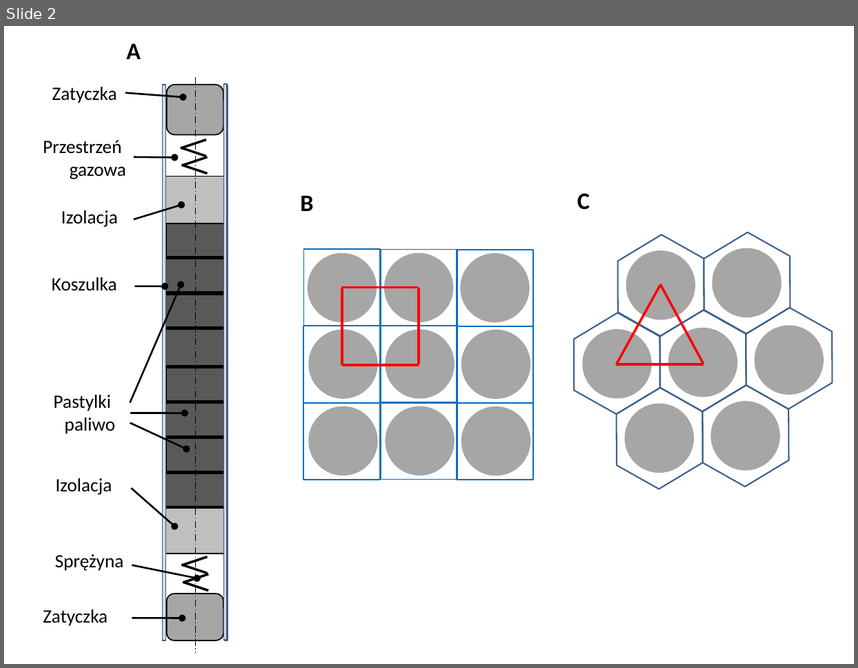
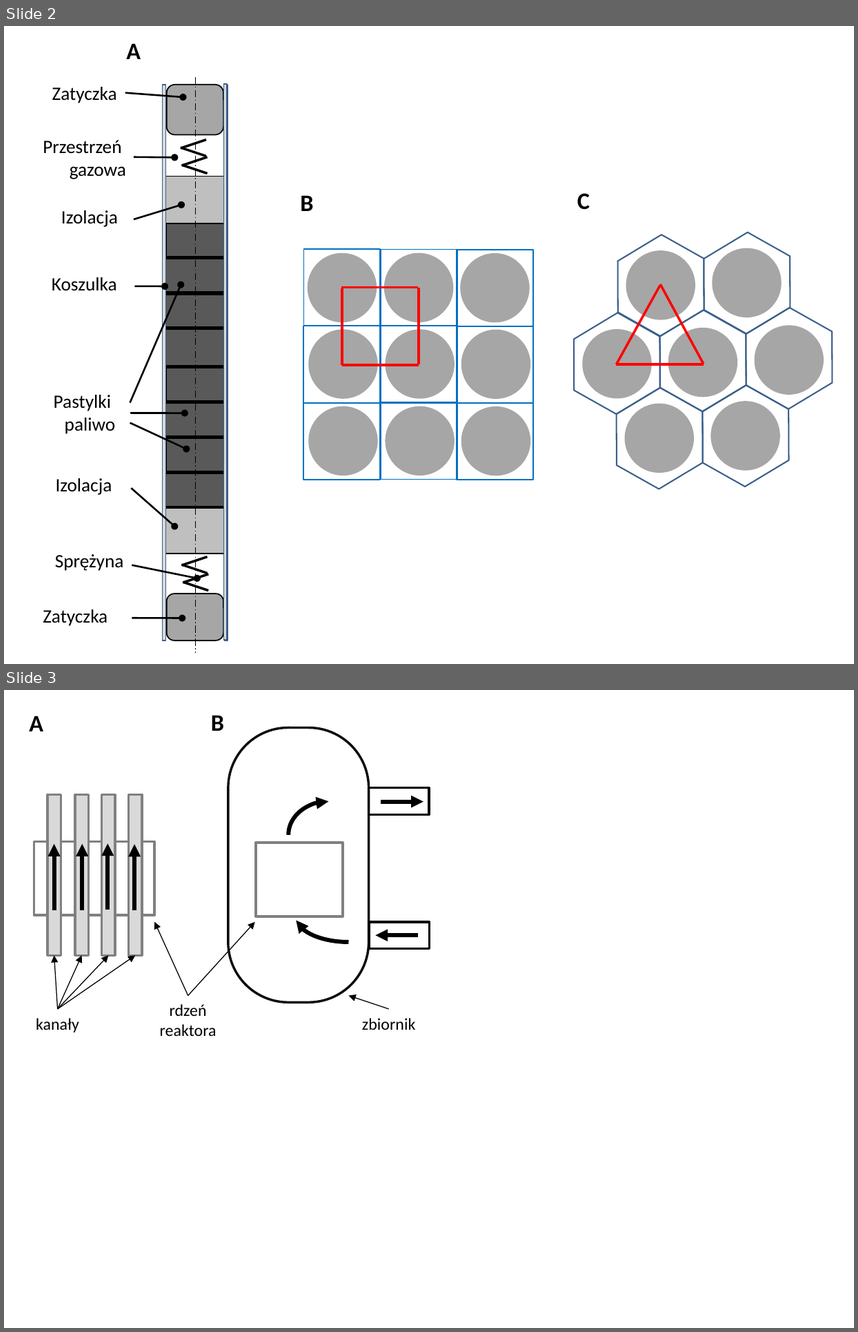
Before and after one commit to Igor-KEJ/PGE-GEN234, a slide deck: 00_IMG_IK.pptx. Shown one above the other, each under a label of ours: slide 2 before the commit, slides 2 and 3 after it. The pictures are 858x668 and 858x1332 pixels, drawn with LibreOffice and Linux fonts; fonts in the diff are those of the drawing. Boxes give left, top, right and bottom in pixels: in the first picture for what was removed or moved away, otherwise in the second. Text is boxed around its words. In the diff, an @@ line names an element or a change of style, - is before the commit and + after.

```diff
--- a/00_IMG_IK.pptx
+++ b/00_IMG_IK.pptx
@@ slide 3 added at box(4, 690, 854, 1328), background #FFFFFF @@
@@ text added at box(29, 716, 43, 731), 20 pt, text #000000, bold @@
+A
@@ text added at box(211, 715, 224, 731), 20 pt, text #000000, bold @@
+B
@@ rounded rectangle added at box(228, 727, 369, 1002), outline #0D0D0D 2 pt @@
@@ rectangle added at box(369, 788, 429, 814), outline #000000 2 pt @@
@@ rectangle added at box(47, 795, 61, 955), fill #D9D9D9, outline #808080 2 pt @@
@@ rectangle added at box(75, 795, 89, 955), fill #D9D9D9, outline #808080 2 pt @@
@@ rectangle added at box(102, 795, 115, 955), fill #D9D9D9, outline #808080 2 pt @@
@@ rectangle added at box(129, 795, 143, 955), fill #D9D9D9, outline #808080 2 pt @@
@@ arc (boxed as its full ellipse) added at box(289, 801, 369, 868), outline #000000 3.5 pt @@
@@ arrow added from (381, 801) to (423, 801), #000000 3.5 pt @@
@@ rectangle added at box(34, 841, 154, 915), outline #808080 2 pt @@
@@ arrow added from (54, 910) to (54, 844), #000000 3.5 pt @@
@@ arrow added from (82, 910) to (82, 844), #000000 3.5 pt @@
@@ arrow added from (107, 909) to (107, 843), #000000 3.5 pt @@
@@ arrow added from (135, 910) to (135, 844), #000000 3.5 pt @@
@@ rectangle added at box(256, 843, 342, 917), outline #808080 2 pt @@
@@ arc (boxed as its full ellipse) added at box(295, 889, 402, 942), outline #000000 3.5 pt @@
@@ arrow added from (188, 995) to (154, 922), #000000 0.75 pt @@
@@ arrow added from (188, 995) to (254, 922), #000000 0.75 pt @@
@@ rectangle added at box(370, 922, 430, 949), outline #000000 2 pt @@
@@ arrow added from (418, 935) to (375, 935), #000000 3.5 pt @@
@@ arrow added from (58, 1009) to (54, 955), #000000 0.75 pt @@
@@ arrow added from (58, 1009) to (81, 955), #000000 0.75 pt @@
@@ arrow added from (58, 1009) to (109, 955), #000000 0.75 pt @@
@@ arrow added from (58, 1009) to (135, 955), #000000 0.75 pt @@
@@ arrow added from (389, 1009) to (349, 995), #000000 0.75 pt @@
@@ text added at box(36, 1018, 79, 1032), 14 pt, text #000000 @@
+kanały
@@ text added at box(160, 1004, 217, 1036), 14 pt, text #000000 @@
+rdzeń reaktora
@@ text added at box(362, 1018, 416, 1029), 14 pt, text #000000 @@
+zbiornik
```
Also in this commit, not shown: 1 slide changed, 4 other files.
